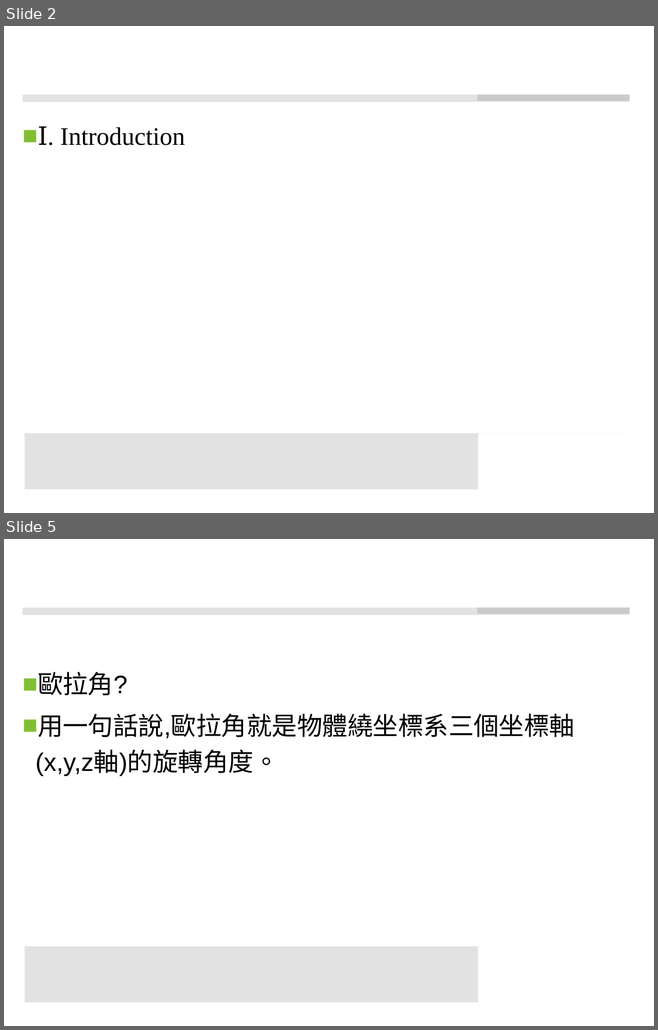
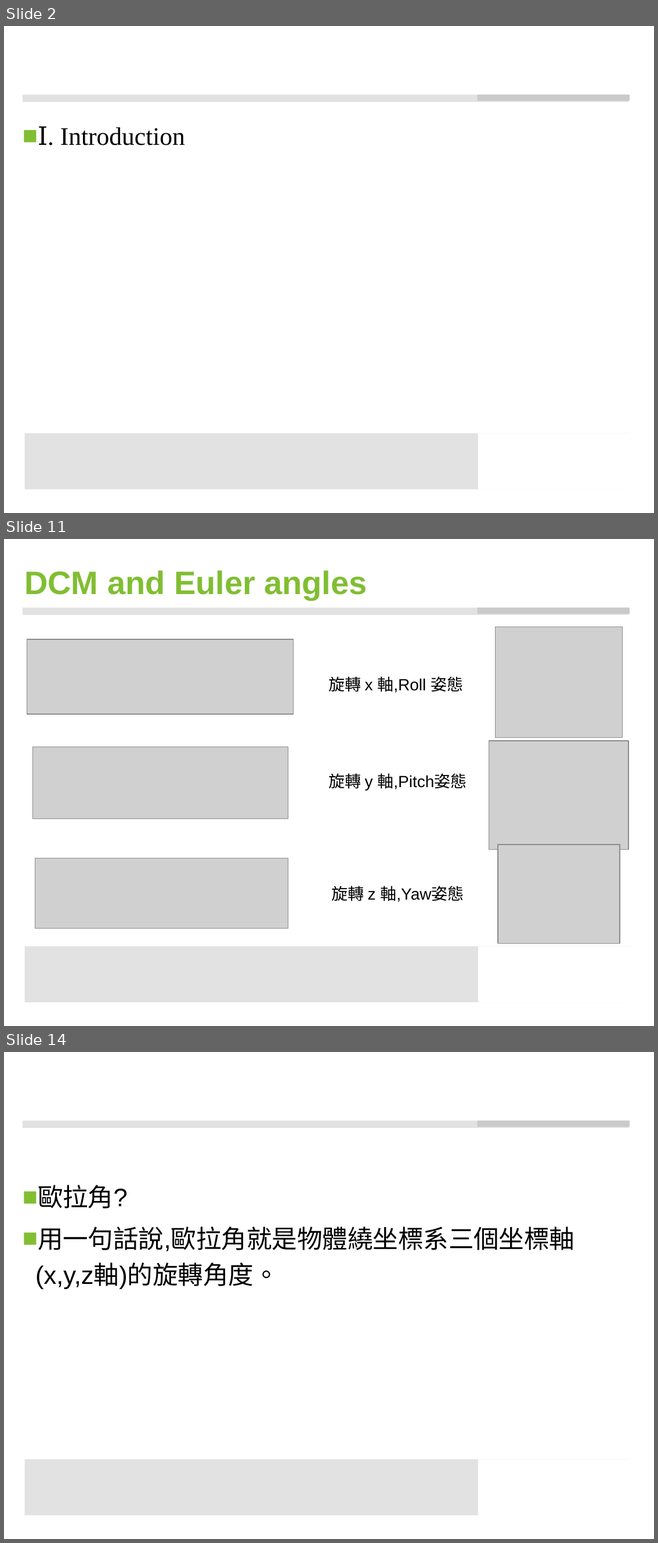
Before and after one commit to ccccjason/VR, a slide deck: data/my_dcm/DCM.pptx. Shown one above the other, each under a label of ours: slides 2 and 5 before the commit, slides 2, 11 and 14 after it; the slides between them are not shown. The pictures are 658x1030 and 658x1543 pixels, drawn with LibreOffice and Linux fonts; fonts in the diff are those of the drawing; grey boxes stand for pictures; background and template pictures are left out. Boxes give left, top, right and bottom in pixels: in the first picture for what was removed or moved away, otherwise in the second. Text is boxed around its words. In the diff, an @@ line names an element or a change of style, - is before the commit and + after.

```diff
--- a/data/my_dcm/DCM.pptx
+++ b/data/my_dcm/DCM.pptx
@@ slide 11 added at [4,539,654,1026], background #FFFFFF; not listed: 4 template elements that a slide beside it also shows @@
@@ title added at [24,570,366,600], 36 pt, text #81BE32, bold @@
+DCM and Euler angles
@@ picture added at [27,640,292,714] @@
@@ picture added at [495,627,622,738] @@
@@ text added at [328,676,463,693], 18 pt, text #000000 @@
+旋轉 x 軸,Roll 姿態
@@ picture added at [32,747,288,819] @@
@@ picture added at [489,741,628,850] @@
@@ text added at [328,773,466,790], 18 pt, text #000000 @@
+旋轉 y 軸,Pitch姿態
@@ picture added at [498,844,620,943] @@
@@ picture added at [35,859,288,929] @@
@@ text added at [331,886,463,902], 18 pt, text #000000 @@
+旋轉 z 軸,Yaw姿態
@@ what was slide 5 is now slide 14 @@
```
Also in this commit, not shown: 3 slides changed, 8 other slides added.
